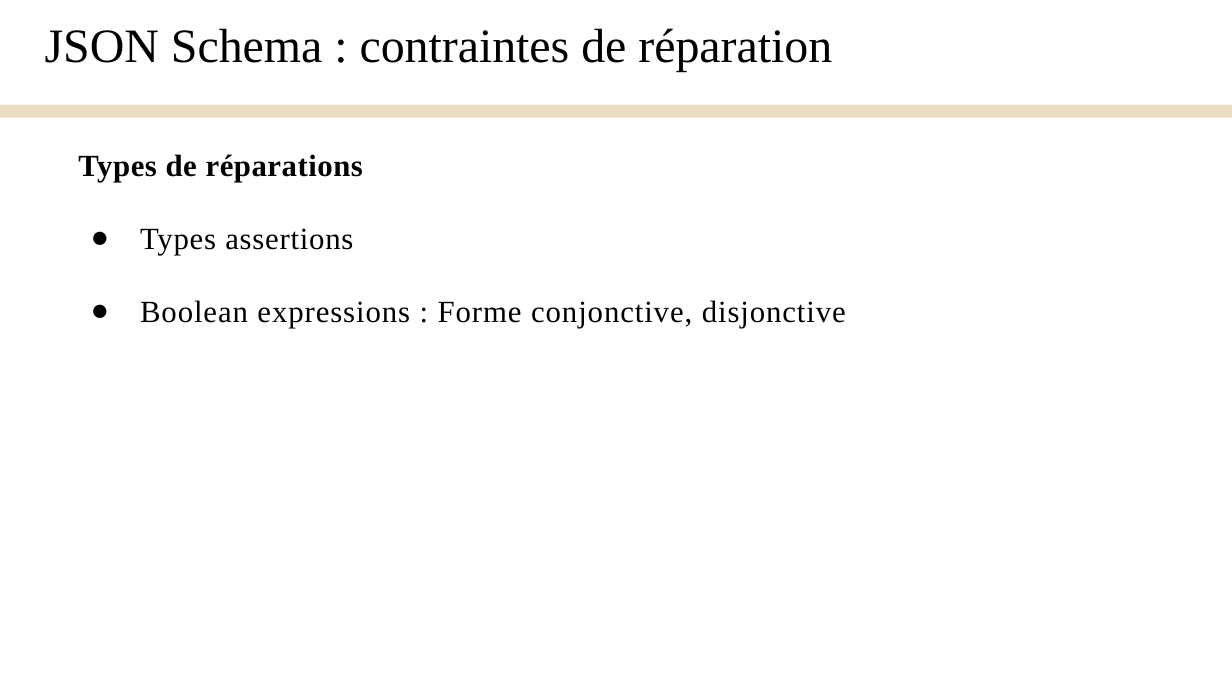
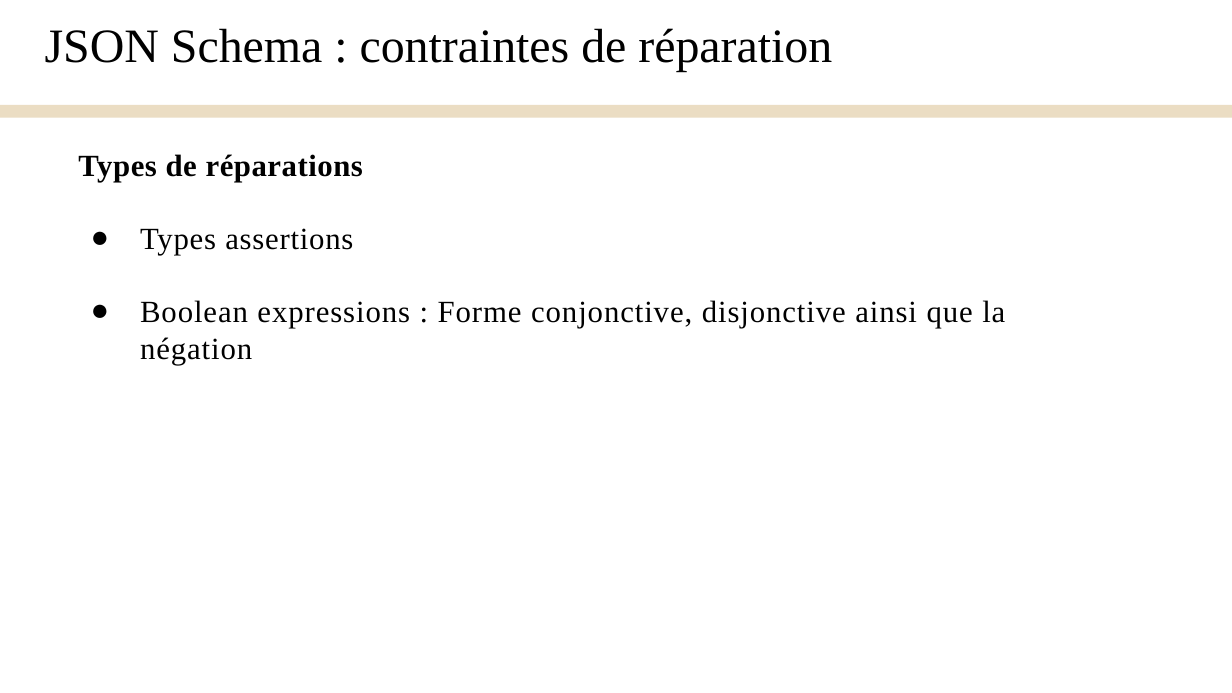
Before and after one commit to Yanis540/PSTL-M1, a slide deck: slide 23 of rapport/Présentation_Finale.pptx. Drawn at 1232x693 pixels with LibreOffice and Linux fonts; fonts in the diff are those of the drawing. Boxes give left, top, right and bottom in pixels: in the first picture for what was removed or moved away, otherwise in the second. Text is boxed around its words. In the diff, an @@ line names an element or a change of style, - is before the commit and + after.

```diff
--- a/rapport/Présentation_Finale.pptx
+++ b/rapport/Présentation_Finale.pptx
@@ text at [140, 300, 1005, 365]: text changed @@
-● Boolean expressions : Forme conjonctive, disjonctive
+● Boolean expressions : Forme conjonctive, disjonctive ainsi que la négation
```
Also in this commit, not shown: 15 other slides changed, 1 slide added, 1 slide removed, 2 other files.
